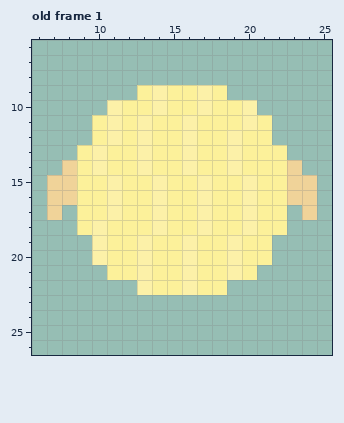
Pixel-art file, stored at Assets/Sprites/Enemy1.aseprite. This is how it looked before the edit.
32x32 pixels, 1 frame. Shown: old frame 1: x 6..25, y 6..26. The commit also changed other frames, which this record leaves out.
The same view after the edit:
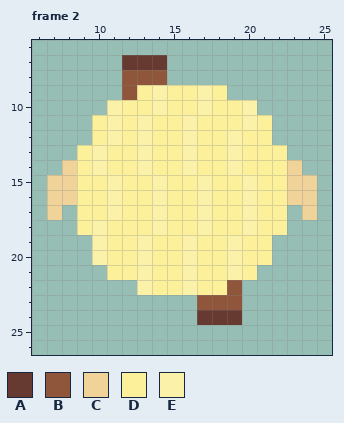
Palette (. is transparent): A #663931  B #8f563b  C #f0d399  D #fcf19a  E #fcf1a8
A new or re-ordered frame is compared with the old frame closest to it.
The edit:
frames 1 -> 4
layer "Pants" added
Frame 2 is new; against old frame 1, layer "Pants":
There is now colour A in row 7 at x 12 to 14; in row 24 at x 17 to 19.
There is now colour B in row 8 at x 12 to 14; in row 9 at x 12; in row 22 at x 19; in row 23 at x 17 to 19.
Changed places in both pictures, as pixel boxes (x1, y1, x2, y2):
added: (122, 55, 167, 100)
added: (197, 280, 242, 325)
